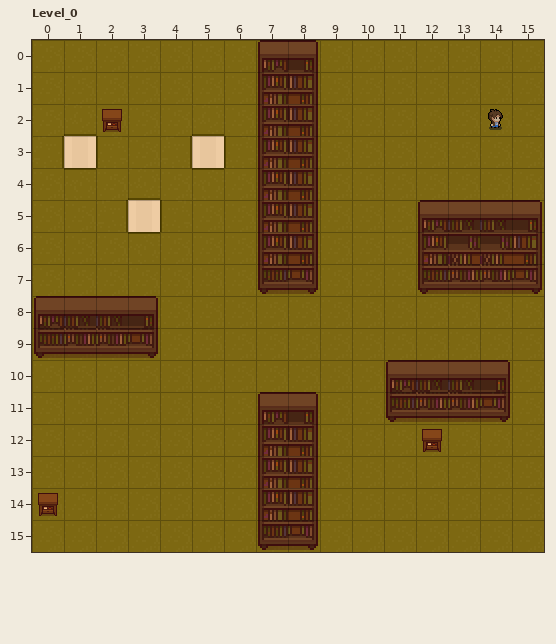
An edit to a level. LDtk project, assets/basic_map.ldtk. That is the earlier state.
Cells are 16x16 px. Shown: Level_0 x 0..15, y 0..15.
Once edited:
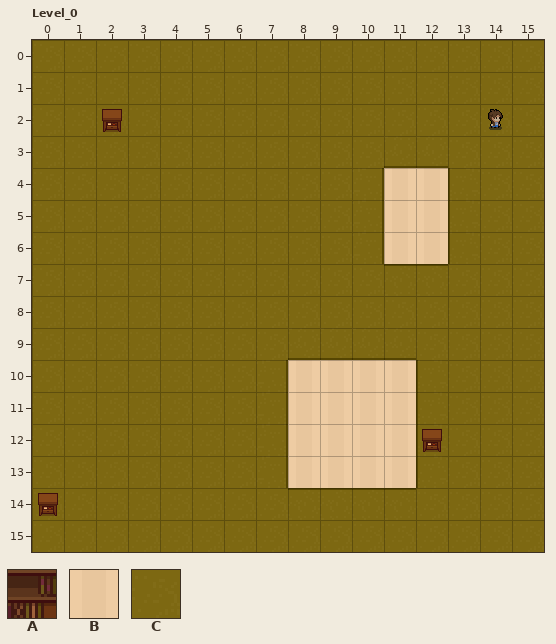
Key: from "Furniture": A 1 "unwalkable"; from "Walls": B 1 "unwalkable", C 2 "walkable".
_ is an empty cell, . an unchanged one.
Commit message: y-flip int grid tiles
Change:
--- layer "Walls"
@@ x 1..12 @@
- 3 B...B.......
- 4 ..........CC
- 5 ..B.......CC
- 6 ..........CC
+ 3 C...C.......
+ 4 ..........BB
+ 5 ..C.......BB
+ 6 ..........BB
@@ x 8..11 @@
-10 CCCC
-11 CCCC
-12 CCCC
-13 CCCC
+10 BBBB
+11 BBBB
+12 BBBB
+13 BBBB
--- layer "Furniture"
@@ x 0..15 @@
- 0 .......AA.......
- 1 .......AA.......
- 2 .......AA.......
- 3 .......AA.......
- 4 .......AA.......
- 5 .......AA...AAAA
- 6 .......AA...AAAA
- 7 .......AA...AAAA
- 8 AAAA............
- 9 AAAA............
-10 ...........AAAA.
-11 .......AA..AAAA.
-12 .......AA.......
-13 .......AA.......
-14 .......AA.......
-15 .......AA.......
+ 0 .......__.......
+ 1 .......__.......
+ 2 .......__.......
+ 3 .......__.......
+ 4 .......__.......
+ 5 .......__...____
+ 6 .......__...____
+ 7 .......__...____
+ 8 ____............
+ 9 ____............
+10 ...........____.
+11 .......__..____.
+12 .......__.......
+13 .......__.......
+14 .......__.......
+15 .......__.......
